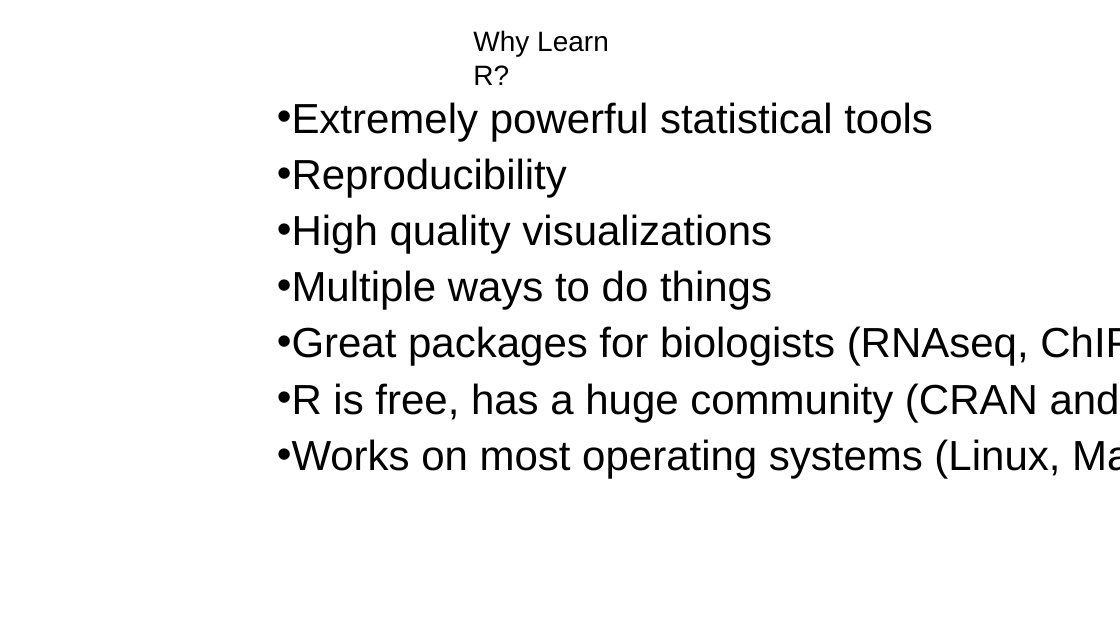
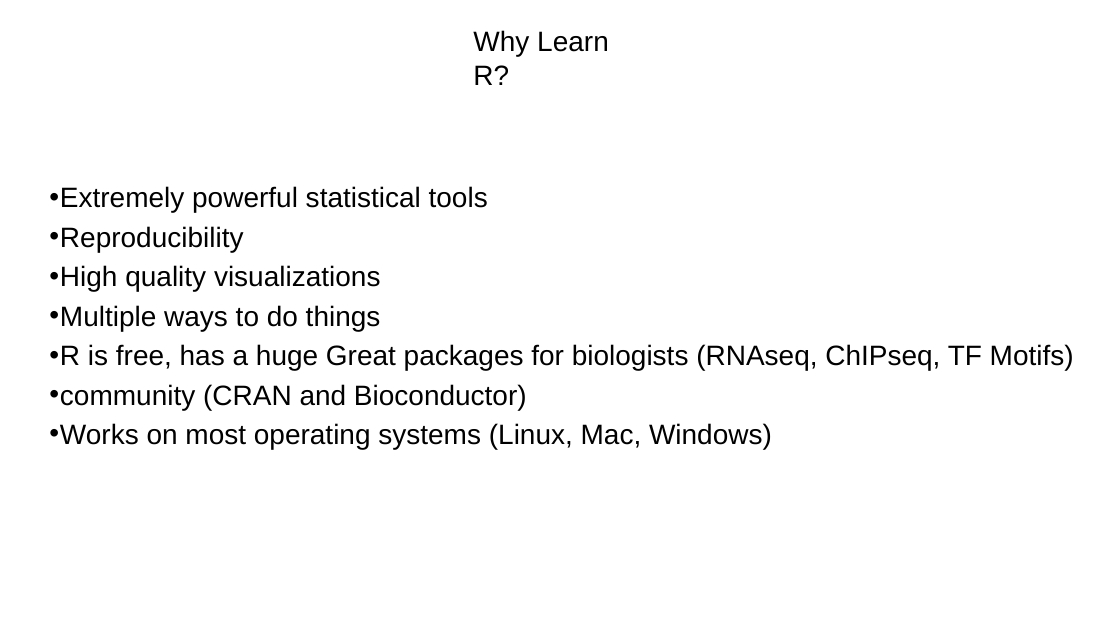
Before and after one commit to jraab/GNET749_RNAseq, a slide deck: slide 14 of lectures/2024_GNET749_Lecture1.pptx (slide 13 before the commit). Drawn at 1120x630 pixels with LibreOffice and Linux fonts; fonts in the diff are those of the drawing. Boxes give left, top, right and bottom in pixels: in the first picture for what was removed or moved away, otherwise in the second. Text is boxed around its words. In the diff, an @@ line names an element or a change of style, - is before the commit and + after.

```diff
--- a/lectures/2024_GNET749_Lecture1.pptx
+++ b/lectures/2024_GNET749_Lecture1.pptx
@@ text "Extremely powerful statistical tools": place and size @@
-text "Extremely powerful statistical tools" at bbox=[277, 102, 1120, 478]
+text "Extremely powerful statistical tools" at bbox=[49, 186, 1074, 449]
@@ text at bbox=[49, 186, 772, 449]: size 36 to 24 pt in "Extremely powerful statistical tools", "Reproducibility", "High quality visualizations", "Multiple ways to do things" and 1 more places @@
@@ text at bbox=[49, 344, 1074, 410]: text changed; size 36 to 24 pt @@
-• Great packages for biologists (RNAseq, ChIPseq, TF Motifs)
-• R is free, has a huge community (CRAN and Bioconductor)
+• R is free, has a huge Great packages for biologists (RNAseq, ChIPseq, TF Motifs)
+• community (CRAN and Bioconductor)
```
Also in this commit, not shown: 7 other slides changed, 1 slide added, 1 slide removed, 15 other files.
